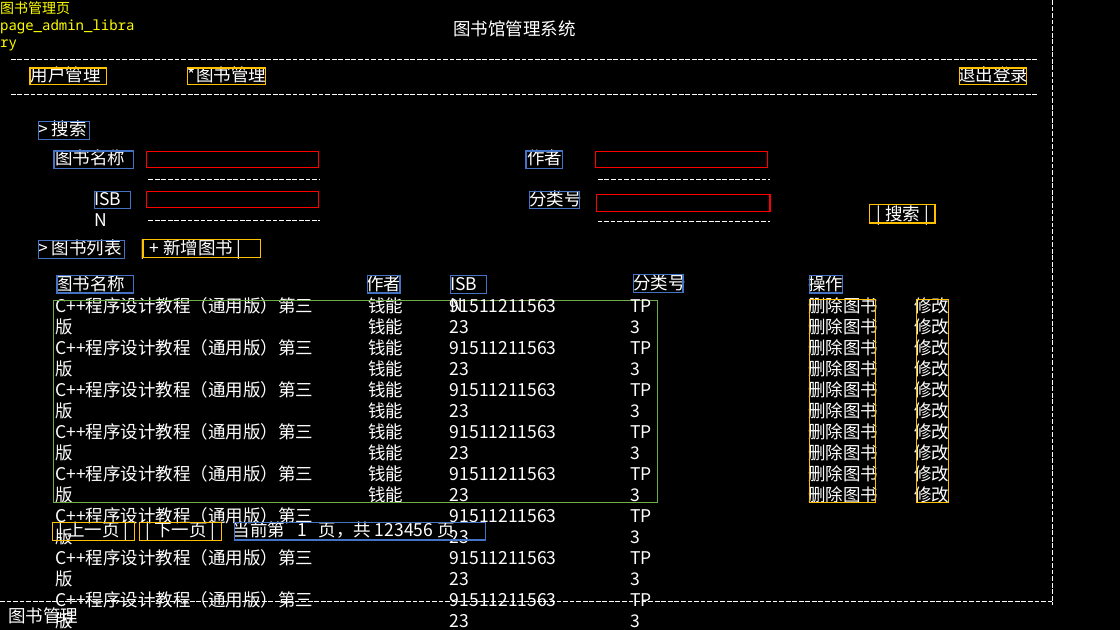
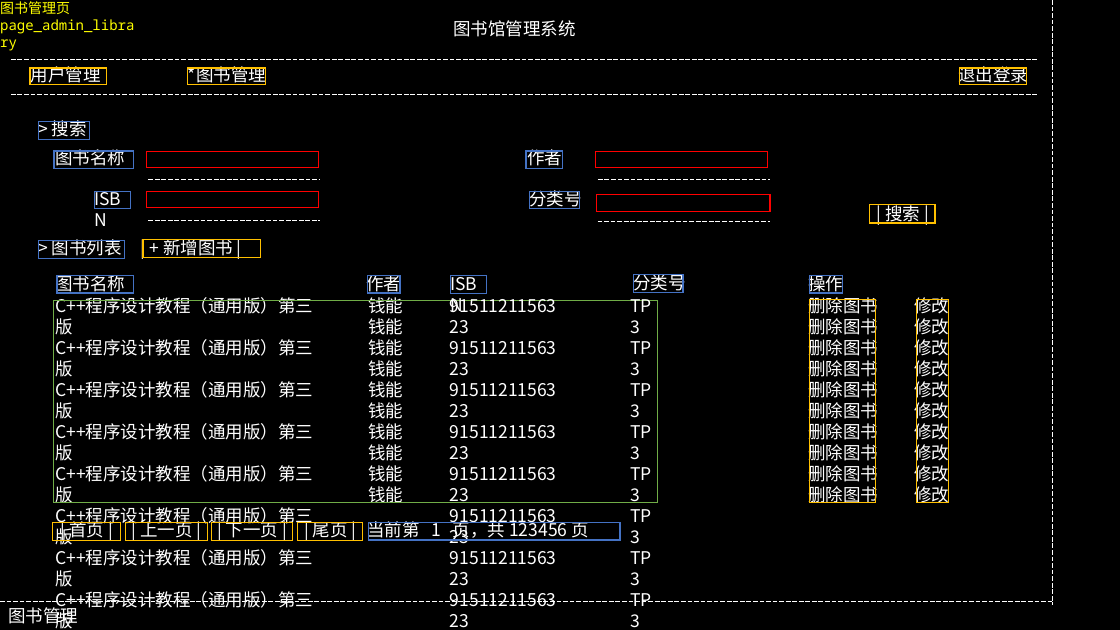
Before and after one commit to aimaier4869/interlib-library-manager, a slide deck: slide 6 of assets/界面.pptx. Drawn at 1120x630 pixels with LibreOffice and Linux fonts; fonts in the diff are those of the drawing. Boxes give left, top, right and bottom in pixels: in the first picture for what was removed or moved away, otherwise in the second. Text is boxed around its words. In the diff, an @@ line names an element or a change of style, - is before the commit and + after.

```diff
--- a/assets/界面.pptx
+++ b/assets/界面.pptx
@@ rectangle added at (0, 0, 1073, 630), fill #000000, outline #000000 1 pt @@
@@ rectangle: place and size @@
-rectangle at (53, 523, 134, 541)
+rectangle at (53, 523, 121, 541)
@@ text at (69, 519, 104, 542): text changed @@
-| 上一页 |
+| 首页 |
@@ rectangle: place and size @@
-rectangle at (139, 523, 221, 541)
+rectangle at (126, 523, 208, 541)
@@ text at (140, 519, 192, 541): text changed @@
-| 下一页 |
+| 上一页 |
@@ rectangle added at (212, 523, 293, 541), outline #FFC000 1 pt @@
@@ text added at (226, 519, 278, 541), 15 pt, text #FFFFFF @@
+| 下一页 |
@@ rectangle added at (297, 523, 363, 541), outline #FFC000 1 pt @@
@@ text added at (313, 522, 348, 541), 15 pt, text #FFFFFF @@
+| 尾页 |
@@ text "当前第 1 页，共 123456 页": place and size @@
-text "当前第 1 页，共 123456 页" at (233, 519, 454, 542)
+text "当前第 1 页，共 123456 页" at (367, 519, 588, 542)
@@ rectangle: place and size @@
-rectangle at (234, 523, 486, 540)
+rectangle at (369, 523, 620, 540)
```
Also in this commit, not shown: 2 other files.
